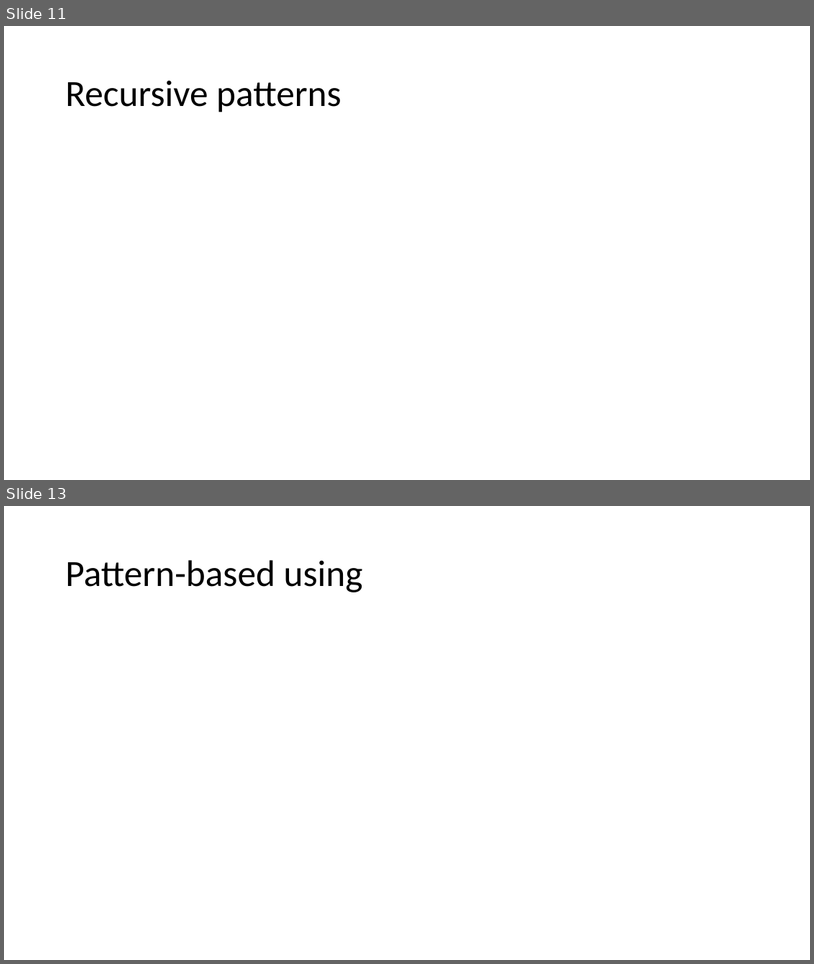
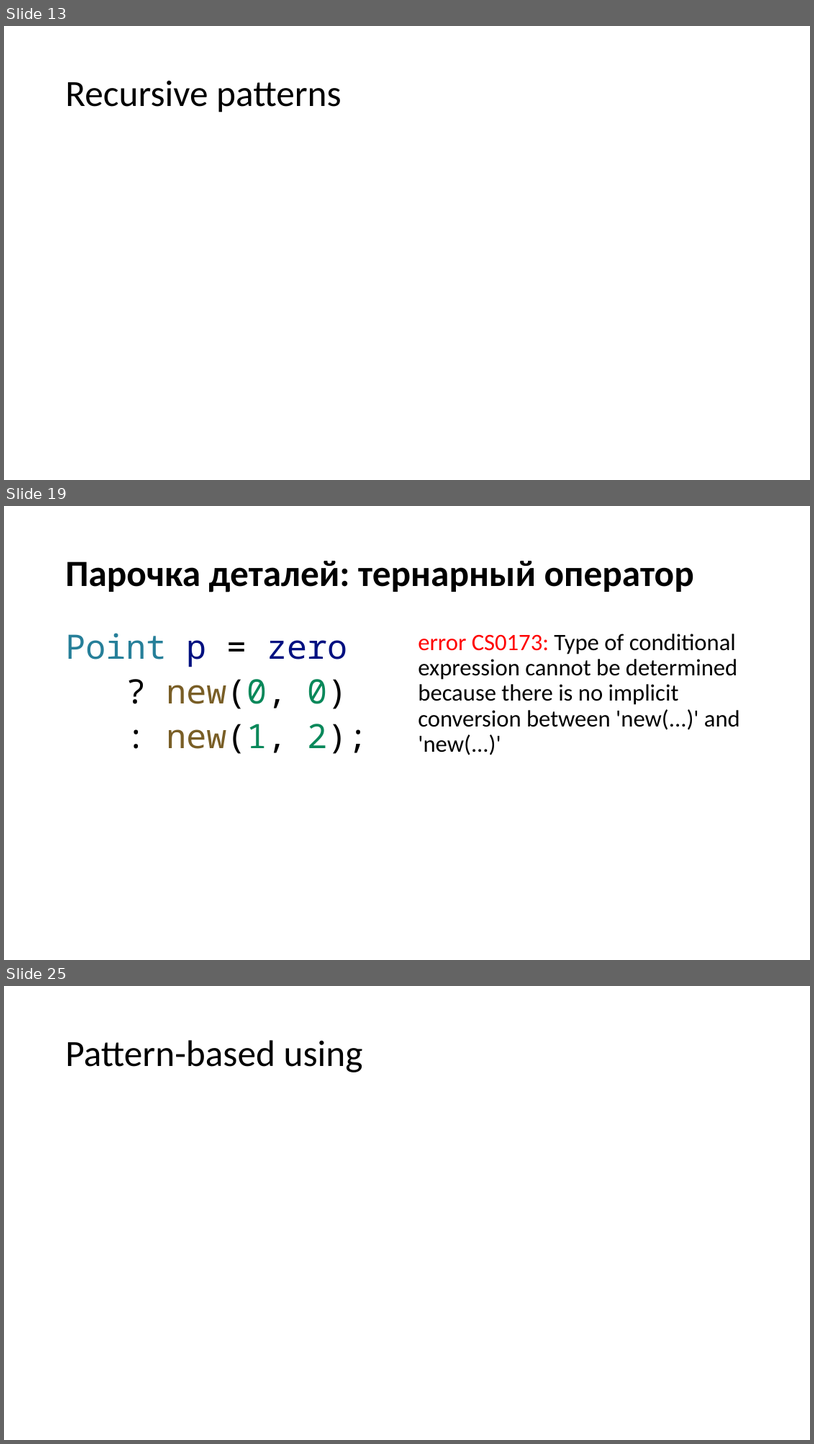
Before and after one commit to kugushev/presentations, a slide deck: Presentation.pptx. Shown one above the other, each under a label of ours: slides 11 and 13 before the commit, slides 13, 19 and 25 after it; the slides between them are not shown. The pictures are 814x964 and 814x1444 pixels, drawn with LibreOffice and Linux fonts; fonts in the diff are those of the drawing. Boxes give left, top, right and bottom in pixels: in the first picture for what was removed or moved away, otherwise in the second. Text is boxed around its words. In the diff, an @@ line names an element or a change of style, - is before the commit and + after.

Commit message:
add target-type-new

```diff
--- a/Presentation.pptx
+++ b/Presentation.pptx
@@ slide 19 added at (x1=4, y1=506, x2=810, y2=960), background #FFFFFF @@
@@ title added at (x1=65, y1=561, x2=694, y2=592), 44 pt, text #000000, bold @@
+Парочка деталей: тернарный оператор
@@ text added at (x1=65, y1=633, x2=368, y2=754), 40 pt, text #000000 @@
+Point p = zero
+? new(0, 0)
+: new(1, 2);
@@ text added at (x1=418, y1=633, x2=741, y2=755), 28 pt, text #000000 @@
+error CS0173: Type of conditional expression cannot be determined because there is no implicit conversion between 'new(...)' and 'new(...)'
@@ what was slide 11 is now slide 13 @@
@@ what was slide 13 is now slide 25 @@
```
Also in this commit, not shown: 1 slide changed, 11 other slides added, 2 other files.
